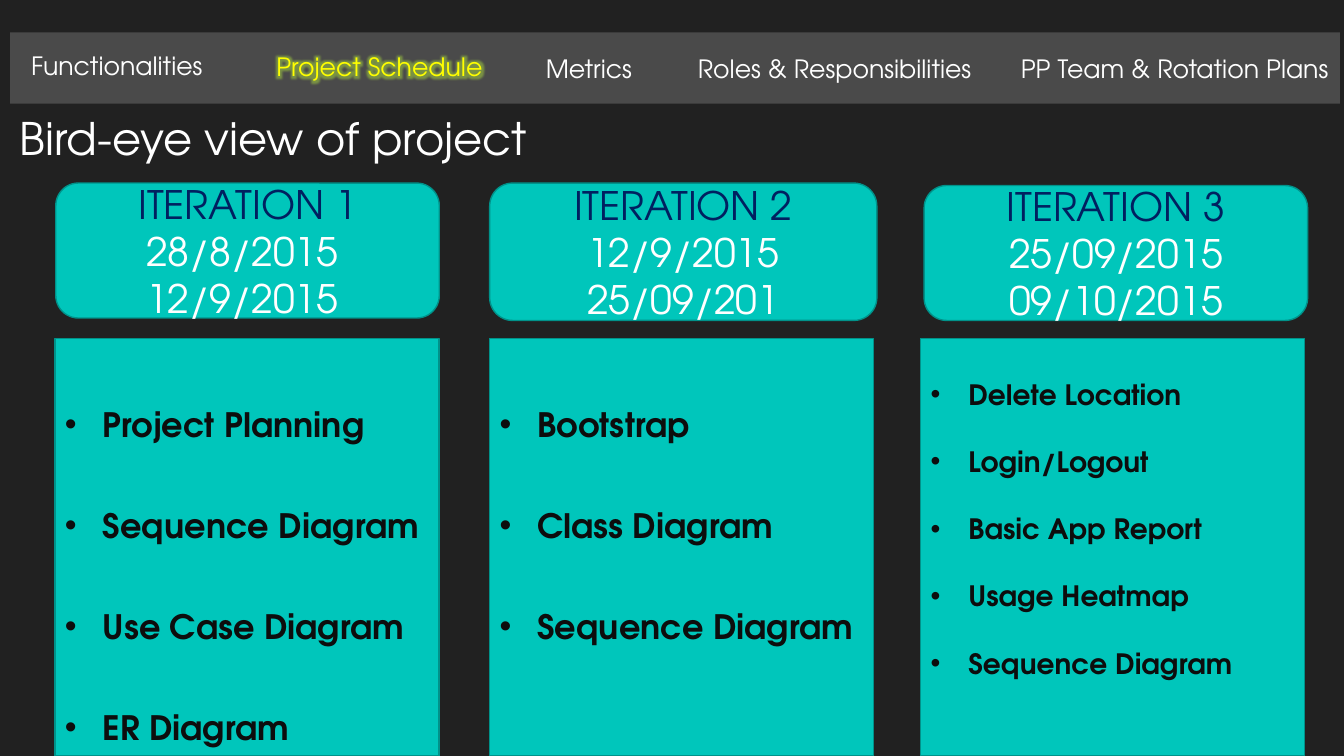
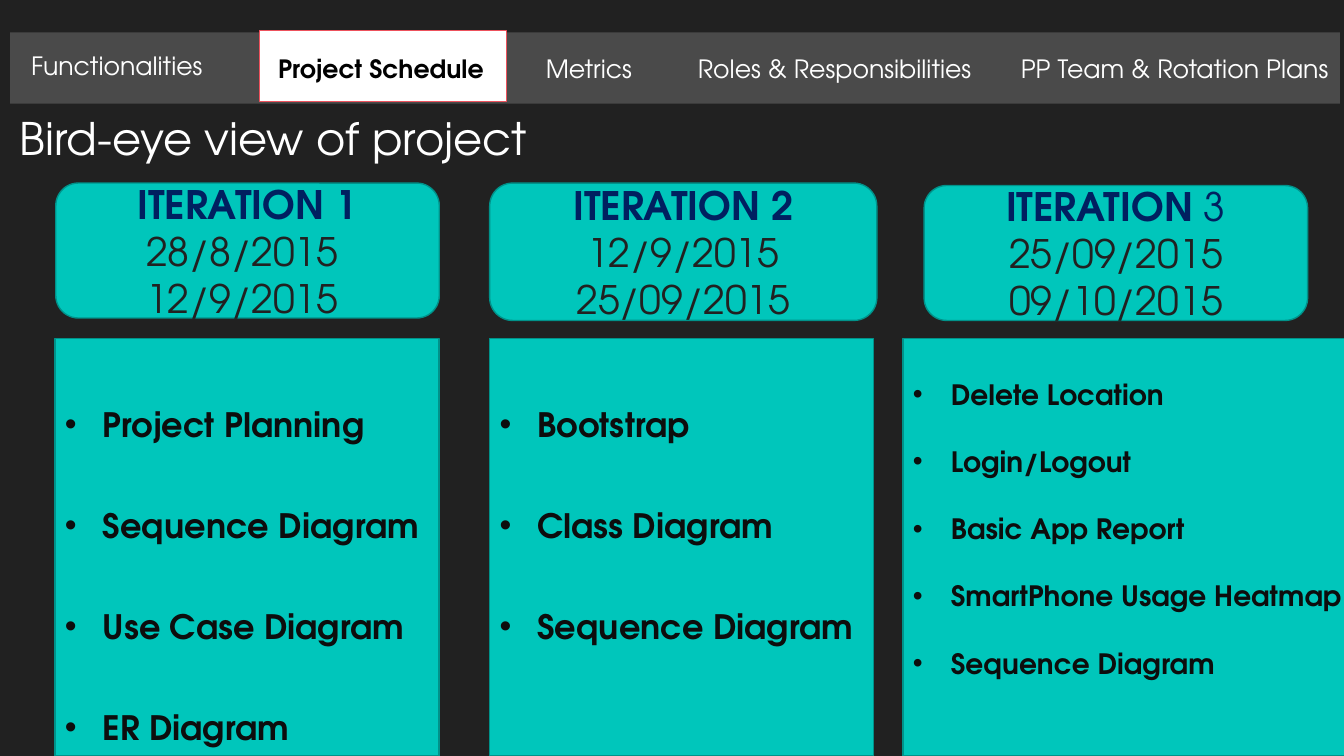
Before and after one commit to jerots/SMUAnalytics, a slide deck: slide 3 of presentations/pmReview.pptx. Drawn at 1344x756 pixels with LibreOffice and Linux fonts; fonts in the diff are those of the drawing. Boxes give left, top, right and bottom in pixels: in the first picture for what was removed or moved away, otherwise in the second. Text is boxed around its words. In the diff, an @@ line names an element or a change of style, - is before the commit and + after.

Commit message:
Updated PM Review slide(design) based on team's feedback

```diff
--- a/presentations/pmReview.pptx
+++ b/presentations/pmReview.pptx
@@ text "Project Schedule" at box(278, 58, 483, 83): text colour #FFFF00 to #000000, bold on @@
@@ rectangle added at box(260, 30, 507, 102), fill #FFFFFF, outline #ED515C 1 pt @@
@@ rounded rectangle "ITERATION 1" at box(55, 184, 439, 319): bold on in "ITERATION 1"; text colour #FFFFFF to #212121 in "28/8/2015 12/9/2015" @@
@@ text in rounded rectangle at box(573, 177, 793, 285): bold on in "ITERATION 2"; text colour #FFFFFF to #212121 in "12/9/2015" @@
@@ rounded rectangle "ITERATION 3" at box(925, 186, 1308, 321): bold on in "ITERATION"; text colour #FFFFFF to #212121 in "25/09/2015", "09/10/2015" @@
@@ text in rounded rectangle at box(576, 284, 790, 332): text changed; text colour #FFFFFF to #212121 @@
-25/09/201
+25/09/2015
@@ rectangle "Delete Location": place and size @@
-rectangle "Delete Location" at box(921, 339, 1305, 756)
+rectangle "Delete Location" at box(903, 339, 1344, 756)
@@ text in rectangle at box(951, 585, 1341, 612): text changed @@
-• Usage Heatmap
+• SmartPhone Usage Heatmap
```
Also in this commit, not shown: 16 other slides changed, 1 slide added, 1 slide removed.
